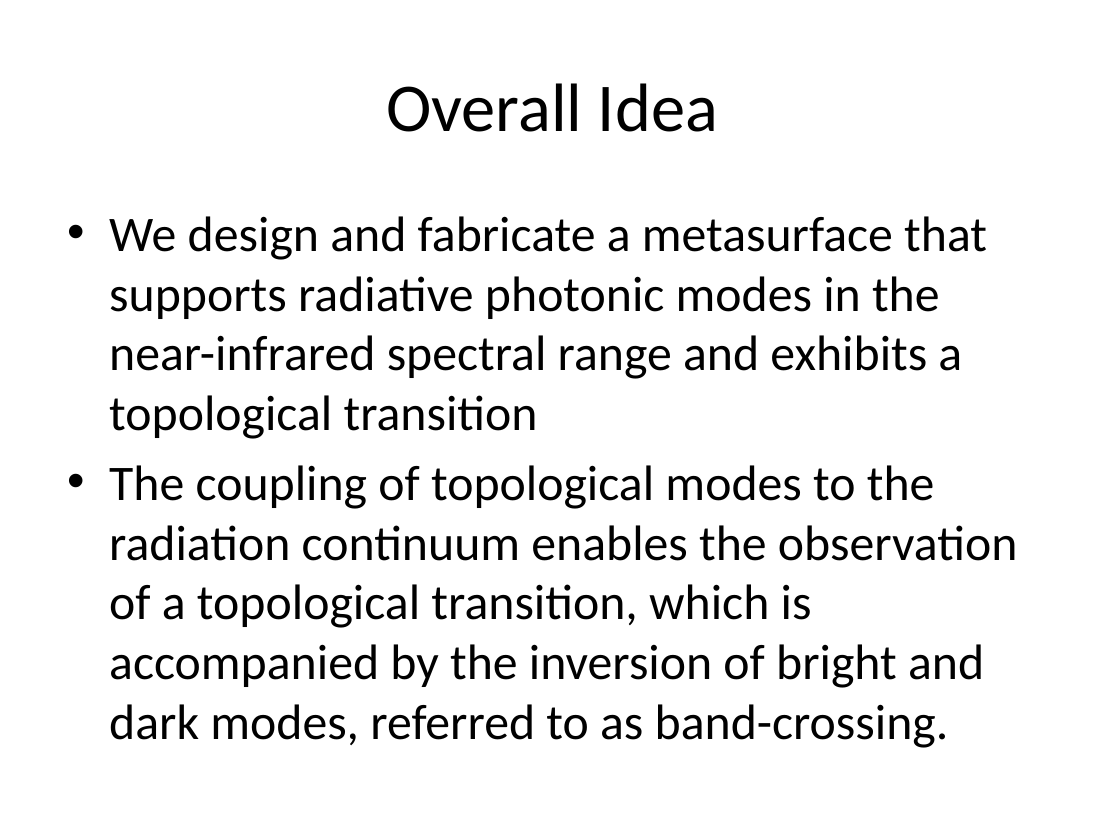
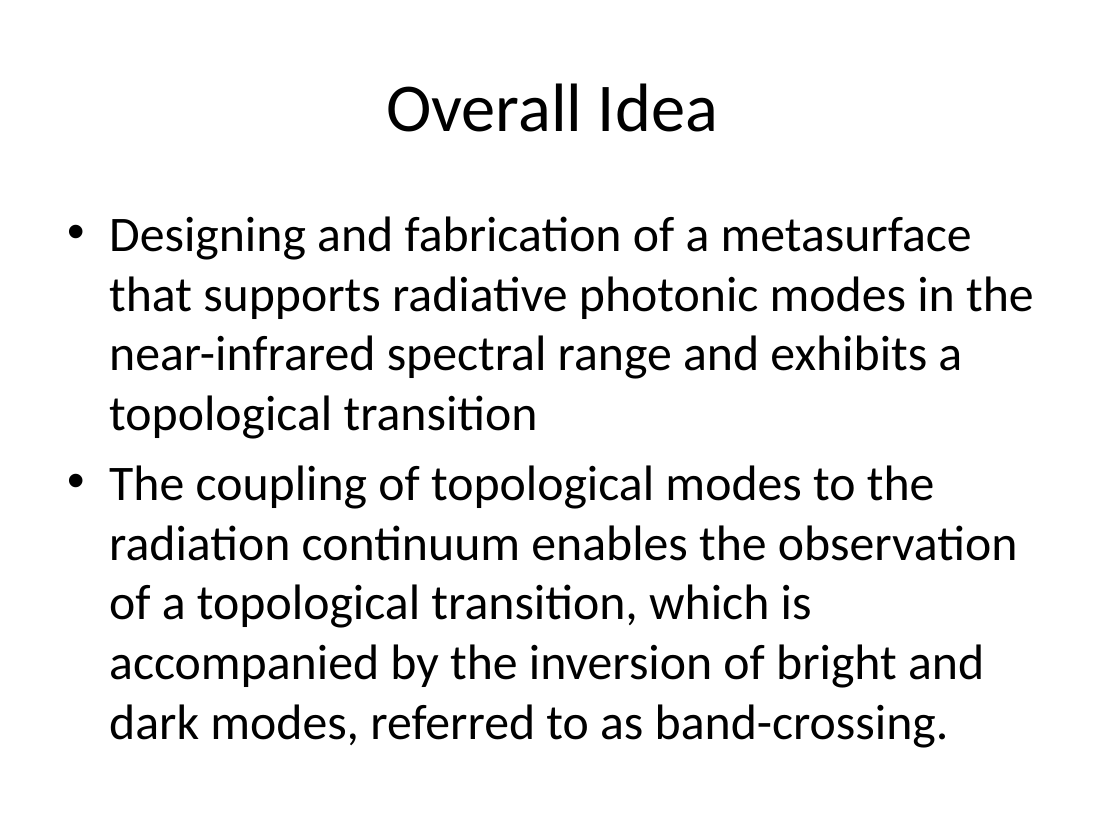
Before and after one commit to sahanaphysics21/Final-Project-Sahana, a slide deck: slide 2 of Computational Method Final Project Sahana.pptx. Drawn at 1120x840 pixels with LibreOffice and Linux fonts; fonts in the diff are those of the drawing. Boxes give left, top, right and bottom in pixels: in the first picture for what was removed or moved away, otherwise in the second. Text is boxed around its words. In the diff, an @@ line names an element or a change of style, - is before the commit and + after.

```diff
--- a/Computational Method Final Project Sahana.pptx
+++ b/Computational Method Final Project Sahana.pptx
@@ text at <box>109,216,1034,439</box>: text changed @@
-• We design and fabricate a metasurface that supports radiative photonic modes in the near-infrared spectral range and exhibits a topological transition
+• Designing and fabrication of a metasurface that supports radiative photonic modes in the near-infrared spectral range and exhibits a topological transition
```
